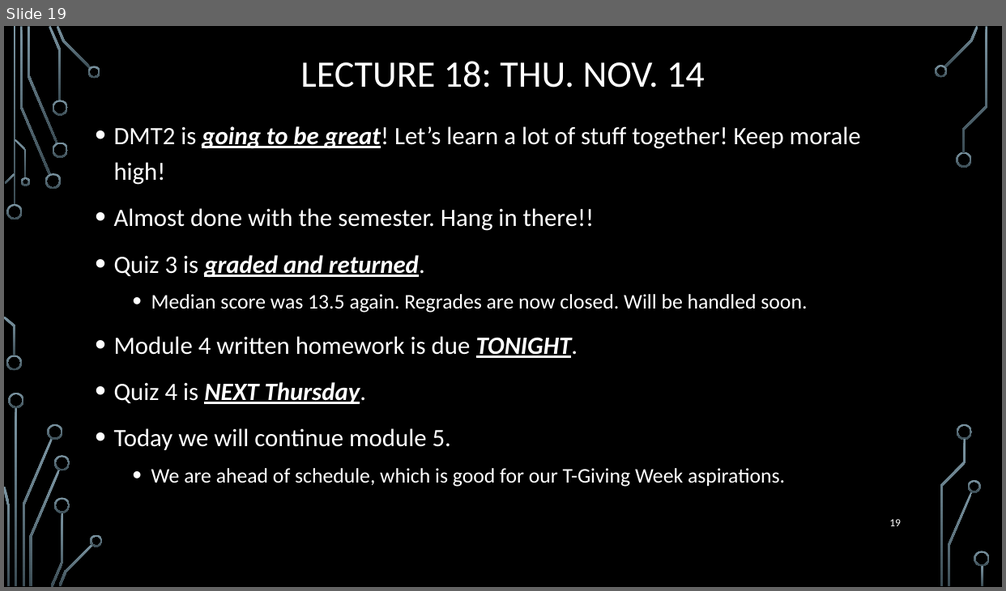
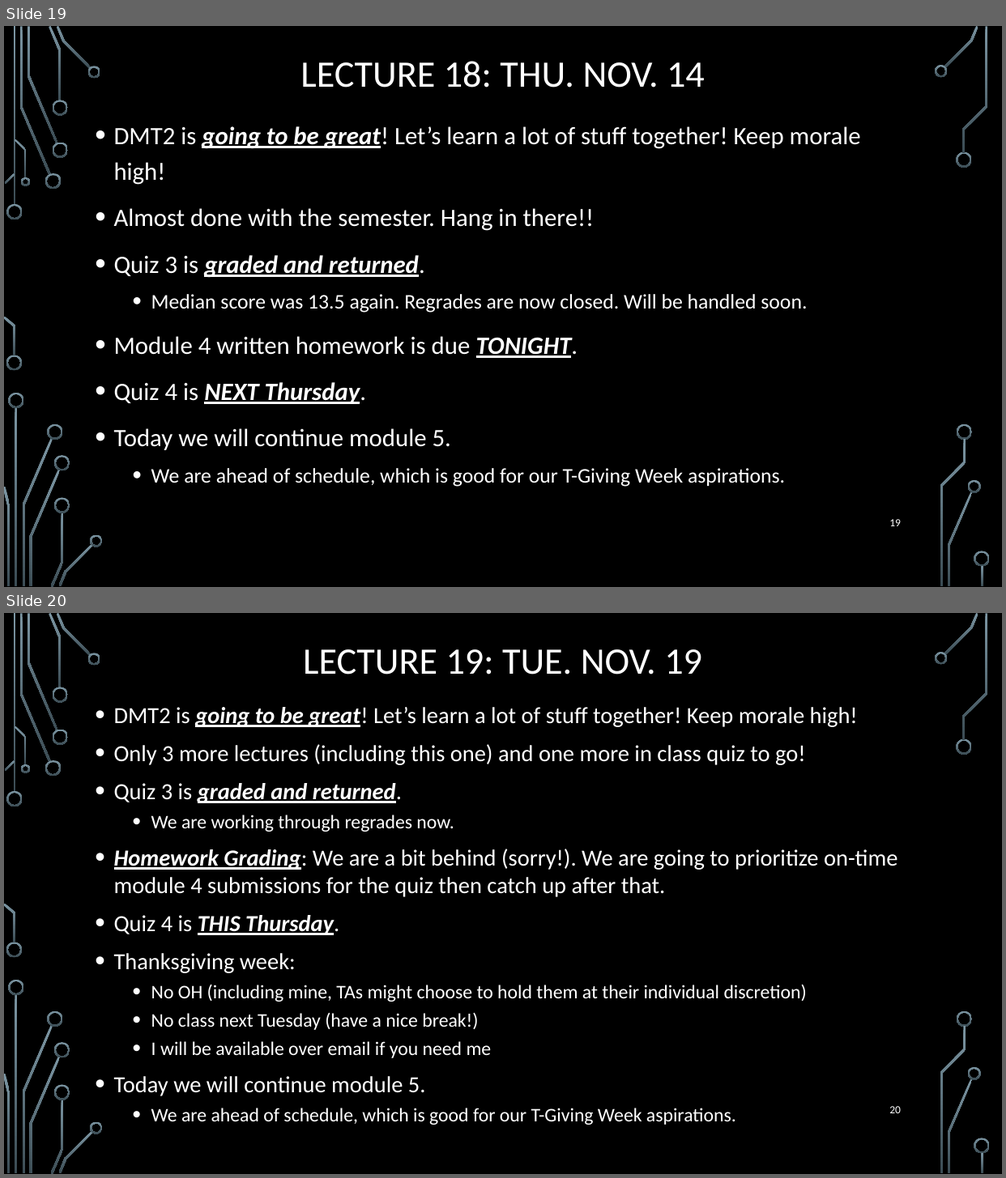
Before and after one commit to markfloryan/dmt2, a slide deck: slides/00-DailyAnnouncements.pptx. Shown one above the other, each under a label of ours: slide 19 before the commit, slides 19 and 20 after it. The pictures are 1006x591 and 1006x1178 pixels, drawn with LibreOffice and Linux fonts; fonts in the diff are those of the drawing; background and template pictures are left out. Boxes give left, top, right and bottom in pixels: in the first picture for what was removed or moved away, otherwise in the second. Text is boxed around its words. In the diff, an @@ line names an element or a change of style, - is before the commit and + after.

```diff
--- a/slides/00-DailyAnnouncements.pptx
+++ b/slides/00-DailyAnnouncements.pptx
@@ slide 20 added at [4, 613, 1002, 1174], background picture (left out); not listed: 36 template elements that a slide beside it also shows @@
@@ title added at [303, 649, 702, 675], 36 pt, text #FFFFFF @@
+LECTURE 19: TUE. NOV. 19
@@ text added at [114, 707, 897, 1125], 22.2 pt, text #FFFFFF @@
+• DMT2 is going to be great! Let’s learn a lot of stuff together! Keep morale high!
+• Only 3 more lectures (including this one) and one more in class quiz to go!
+• Quiz 3 is graded and returned.
+  • We are working through regrades now.
+• Homework Grading: We are a bit behind (sorry!). We are going to prioritize on-time module 4 submissions for the quiz then catch up after that.
+• Quiz 4 is THIS Thursday.
+• Thanksgiving week:
+  • No OH (including mine, TAs might choose to hold them at their individual discretion)
+  • No class next Tuesday (have a nice break!)
+  • I will be available over email if you need me
+• Today we will continue module 5.
+  • We are ahead of schedule, which is good for our T-Giving Week aspirations.
@@ page number added at [889, 1106, 901, 1114], 10.5 pt, text #FFFFFF @@
+20
```
Also in this commit, not shown: 2 other files.
